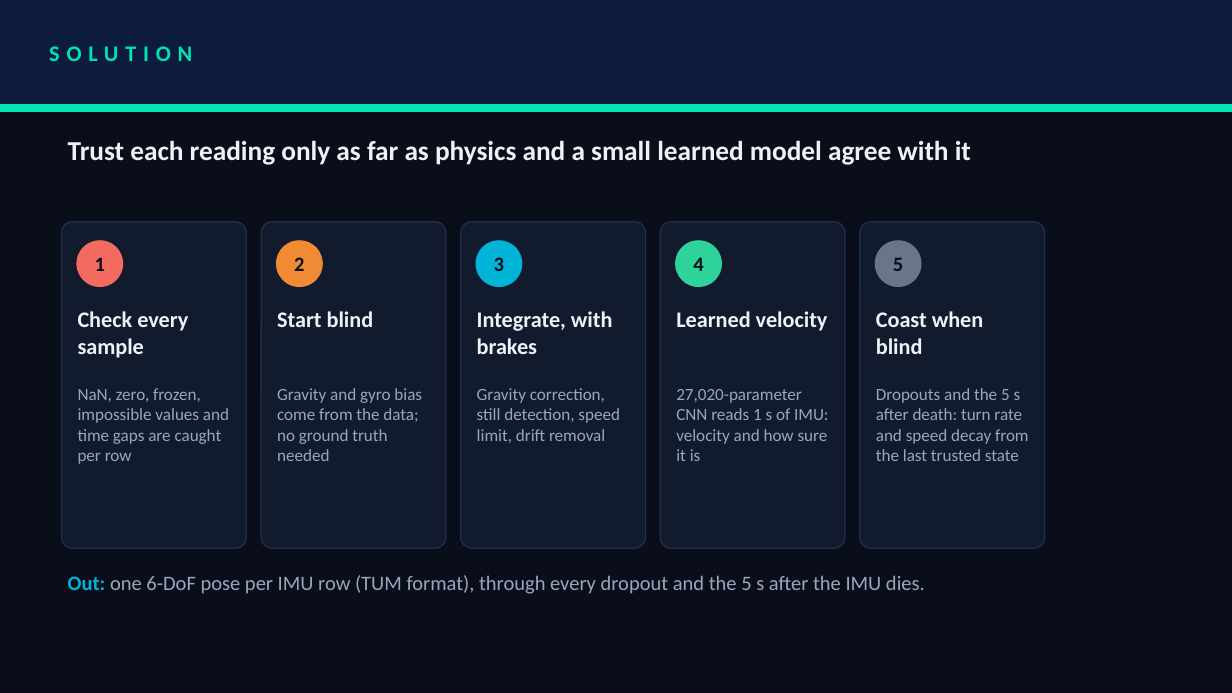
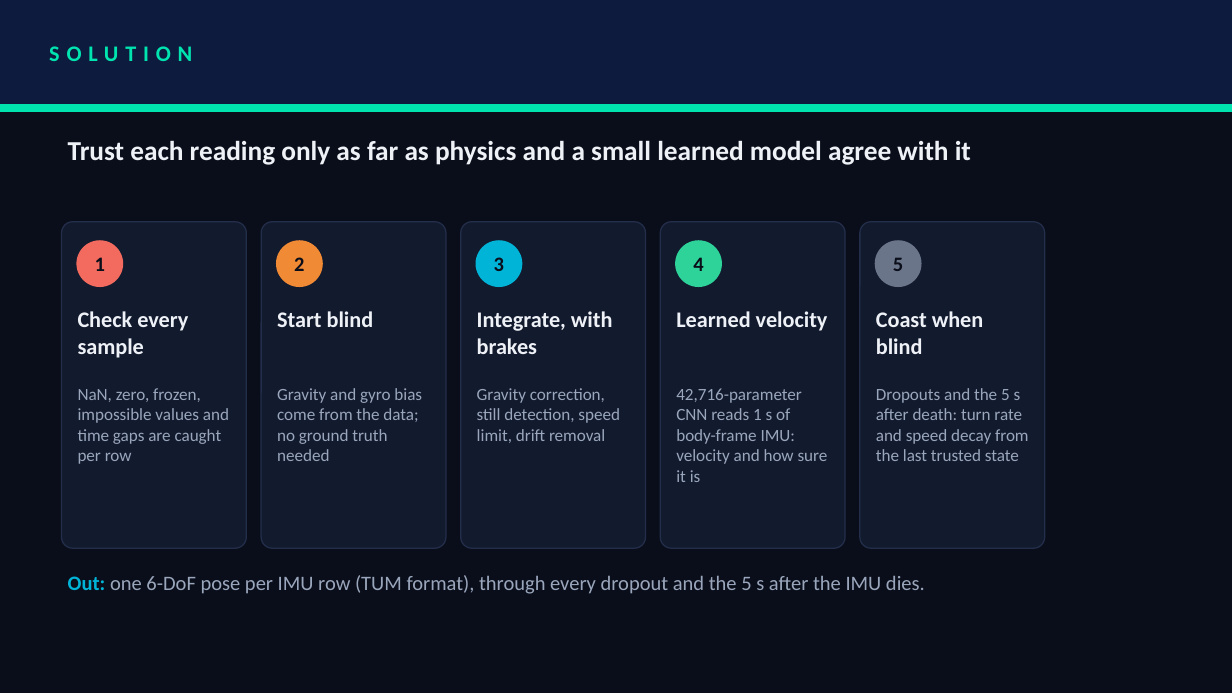
Before and after one commit to rehaanajani/pathfinder-xr, a slide deck: slide 3 of deck/SRMIST_CaliforniaBurrito.pptx. Drawn at 1232x693 pixels with LibreOffice and Linux fonts; fonts in the diff are those of the drawing. Boxes give left, top, right and bottom in pixels: in the first picture for what was removed or moved away, otherwise in the second. Text is boxed around its words. In the diff, an @@ line names an element or a change of style, - is before the commit and + after.

Commit message:
Updated the README and the deck to the AirIO network: held-out ATE 3.08 m, 42,716 parameters, 5.2 MB / 6 ms measured on Windows, and its limits

```diff
--- a/deck/SRMIST_CaliforniaBurrito.pptx
+++ b/deck/SRMIST_CaliforniaBurrito.pptx
@@ text at bbox=[676, 388, 828, 482]: text changed @@
-27,020-parameter CNN reads 1 s of IMU: velocity and how sure it is
+42,716-parameter CNN reads 1 s of body-frame IMU: velocity and how sure it is
```
Also in this commit, not shown: 4 other slides changed, 3 other files.
